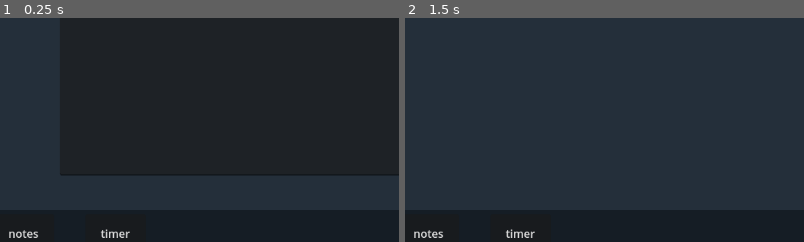
Above: before the commit, frames 1-2 (left to right).
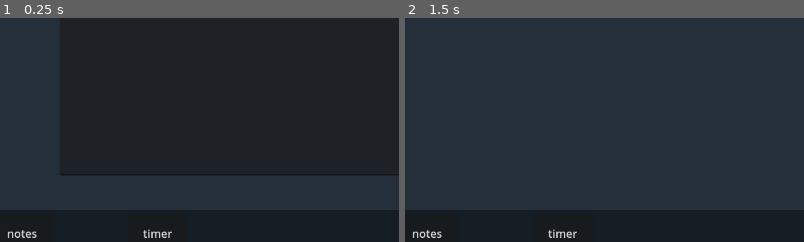
Above: after the commit, the same moments.

Repository: Visio-Lumen/ayro
Game: Godot game, scene res://textbox.tscn
Same seed, same stepped clock (60 frames per second), same inputs: the game is played once before the commit and once after it.
Inputs (mouse positions are % of the whole screen's width and height, from its top left):
- Up to frame 1 (0.25 s): no input
- Up to frame 2 (1.5 s): click (50, 45) at 0.52 s; type "12" at 0.6 s; click "timer" at 1.25 s
The pictures show only the part of the screen within x 3-52%, y 50-100%; the shares and areas given below are measured in that part.

The runs differ from the first frame. In frame 1, 0.5% of the frame differs, in the area x 2-44%, y 94-99%; in frame 2, 0.5%.

Commit message:
did relativity for pos.x

Diff:
--- a/button1.gd
+++ b/button1.gd
@@ -5,7 +5,7 @@
 # Called every frame. 'delta' is the elapsed time since the previous frame.
 func _process(delta):
 	position.y = $"../button2".position.y
-	#size and position.x of buttons still needs to be relative
+	position.x = (($"../bar".position.x+((300.0/648.0)*get_viewport_rect().size.x))/5)*2
 
 
 func _on_pressed():
--- a/button2.gd
+++ b/button2.gd
@@ -4,7 +4,7 @@
 # Called when the node enters the scene tree for the first time.
 func _ready():
 	position.y = $"../bar".position.y + ((10.0/1152)*get_viewport_rect().size.y)
-
+	position.x = ($"../bar".position.x+((50.0/648.0)*get_viewport_rect().size.x))/5
 
 
 # Called every frame. 'delta' is the elapsed time since the previous frame.
